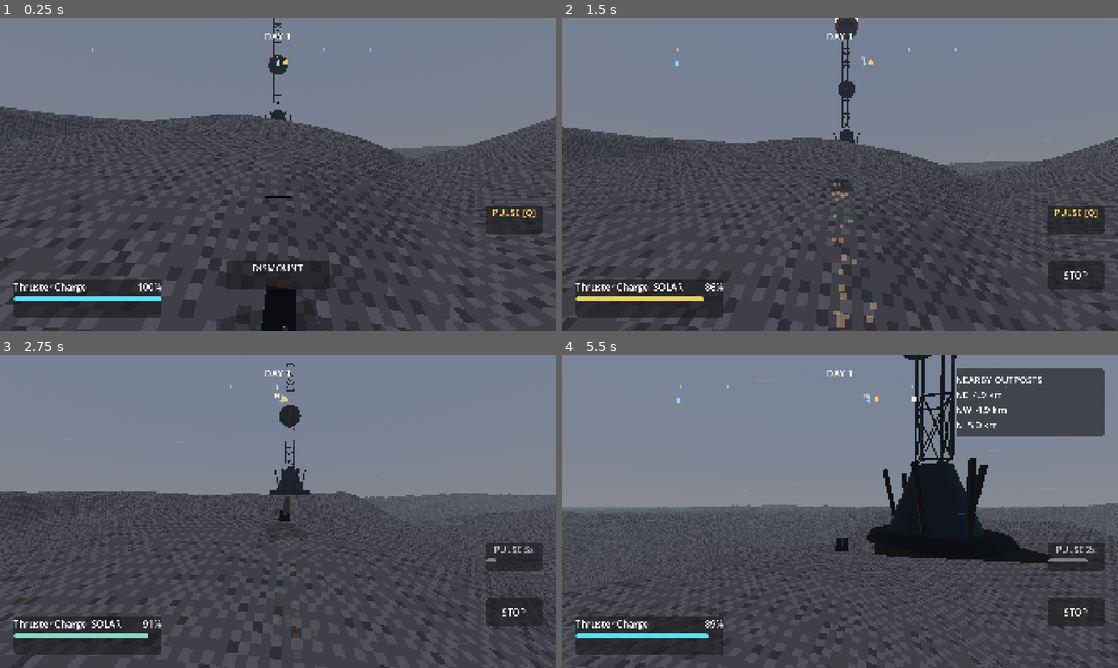
Above: before the commit, frames 1-4 (two rows, left to right).
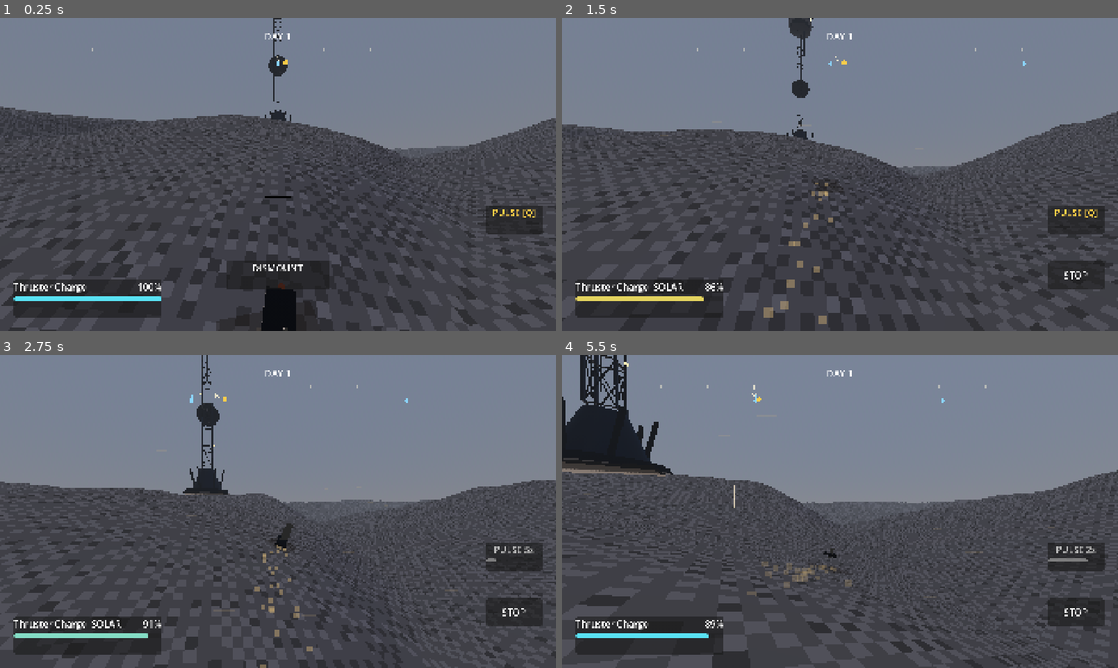
Above: after the commit, the same moments.

Repository: oleskulbru-commits/energy-glider
Game: Godot game, scene res://scenes/main.tscn
Two runs of this game, one before a commit and one after it. Both use one fixed random seed, a clock stepped at 60 frames per second and the inputs below.
Inputs (mouse positions are in pixels of both pictures, inside the frame that each line leads up to):
- Up to frame 1 (0.25 s): no input
- Up to frame 2 (1.5 s): move the mouse to (867, 174) at 0.52 s; hold Shift (boost) 0.53-1.28 s; hold W (move_forward) from 0.53 s (still down); click (867, 174) at 0.67 s; tap Space (jump) at 0.77 s; move the mouse to (812, 174) at 1.27 s; tap E (interact) at 1.35 s
- Up to frame 3 (2.75 s): keep holding W (move_forward); tap Space (jump) at 1.52 s; move the mouse to (289, 505) at 2.02 s; hold Q (radar_pulse) from 2.03 s (still down)
- Up to frame 4 (5.5 s): keep holding W (move_forward); move the mouse to (834, 517) at 2.77 s; release Q (radar_pulse) at 2.78 s; tap Shift (boost) at 2.85 s; click (834, 517) at 2.92 s; tap Space (jump) at 3.02, 3.77, 4.52 s; move the mouse to (878, 514) at 3.52 s; hold E (interact) 3.53-4.28 s; move the mouse to (795, 508) at 4.27 s; tap Q (radar_pulse) at 4.35 s; move the mouse to (845, 511) at 5.02 s; hold Shift (boost) from 5.03 s (still down); click (845, 511) at 5.17 s

The runs differ from the first frame. In frame 1, 1.5% of the frame differs, in the area x 0-100%, y 0-100%; in frame 2, 10%; in frame 3, 7.6%; in frame 4, 28%.

Commit message:
Refactor downhill direction calculation in glider_player.gd to use TerrainQuery helper function. This change improves code maintainability and leverages terrain sampling for accurate downhill vector computation.

Diff:
--- a/scripts/player/glider_player.gd
+++ b/scripts/player/glider_player.gd
@@ -1403,8 +1403,7 @@
 
 
 func _downhill_dir() -> Vector3:
-	var downhill := Vector3(-_ground_normal.x, 0.0, -_ground_normal.z)
-	return downhill.normalized() if downhill.length_squared() > 0.0001 else Vector3.ZERO
+	return TerrainQuery.downhill_dir(_terrain_manager, global_position.x, global_position.z)
 
 
 func _slope_grade() -> float:
--- a/scripts/terrain/terrain_query.gd
+++ b/scripts/terrain/terrain_query.gd
@@ -114,3 +114,15 @@
 	basis.x = basis.x.normalized()
 	basis.z = basis.x.cross(basis.y)
 	return basis
+
+
+static func downhill_dir(terrain: TerrainManager, world_x: float, world_z: float, epsilon: float = 1.0) -> Vector3:
+	if terrain == null:
+		return Vector3.ZERO
+	var h_x := terrain.sample_height(world_x + epsilon, world_z)
+	var h_mx := terrain.sample_height(world_x - epsilon, world_z)
+	var h_z := terrain.sample_height(world_x, world_z + epsilon)
+	var h_mz := terrain.sample_height(world_x, world_z - epsilon)
+	# Finite difference of height points downhill (same sign as sample_normal XZ).
+	var downhill := Vector3(h_mx - h_x, 0.0, h_mz - h_z)
+	return downhill.normalized() if downhill.length_squared() > 0.0001 else Vector3.ZERO
Not shown, added: scripts/terrain/terrain_query.gd.uid
Not shown, added: scripts/util/math_util.gd.uid
Not shown, added: scripts/world/world_queries.gd.uid
